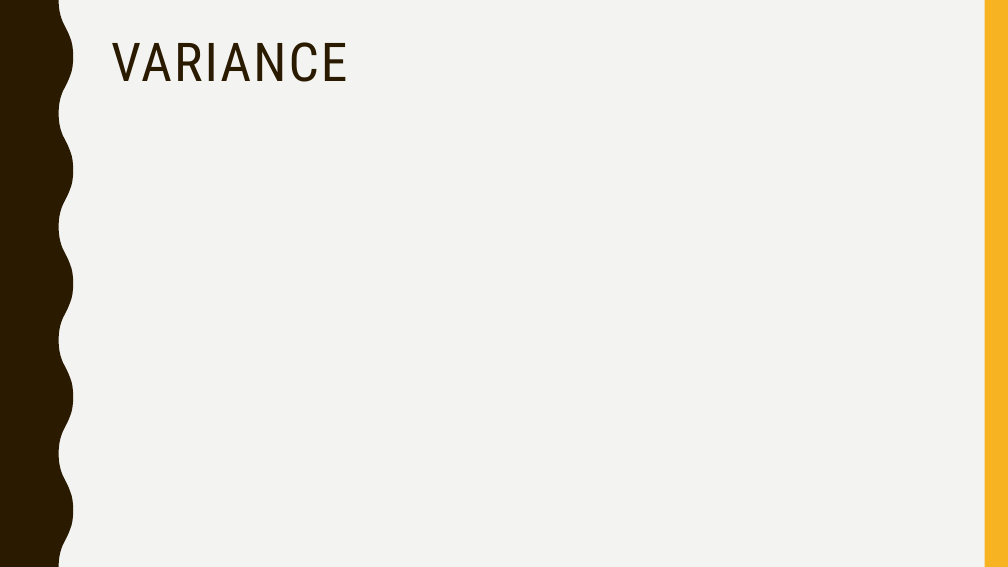
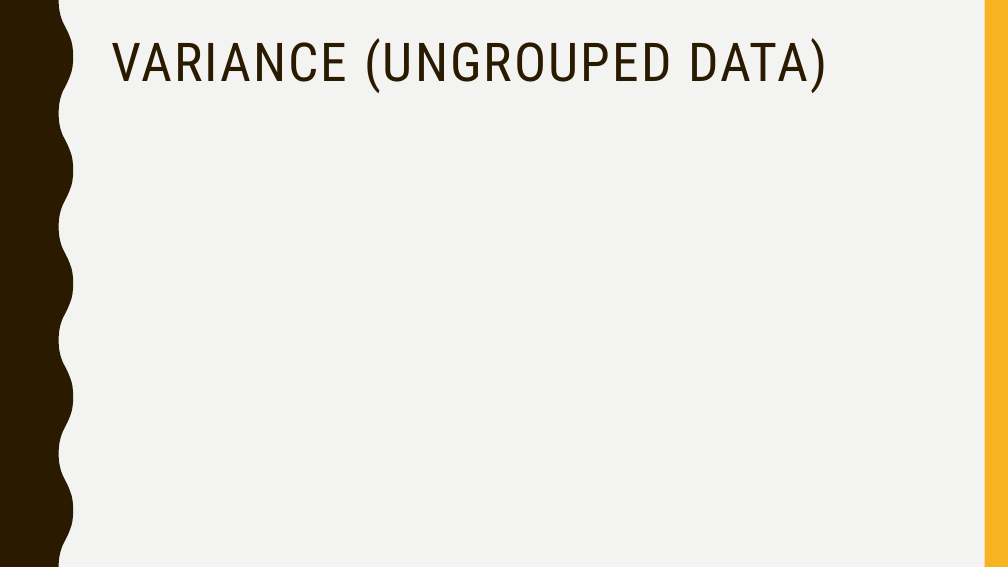
Before and after one commit to skgadi/Courses, a slide deck: slide 15 of 2021/statistics-for-business/session-2.pptx. Drawn at 1008x567 pixels with LibreOffice and Linux fonts; fonts in the diff are those of the drawing; grey boxes stand for pictures. Boxes give left, top, right and bottom in pixels: in the first picture for what was removed or moved away, otherwise in the second. Text is boxed around its words. In the diff, an @@ line names an element or a change of style, - is before the commit and + after.

```diff
--- a/2021/statistics-for-business/session-2.pptx
+++ b/2021/statistics-for-business/session-2.pptx
@@ title at (111,38,827,93): text changed @@
-VARIANCE
+VARIANCE (UNGROUPED DATA)
```
Also in this commit, not shown: 4 other slides changed, 3 slides added, 8 other files.
